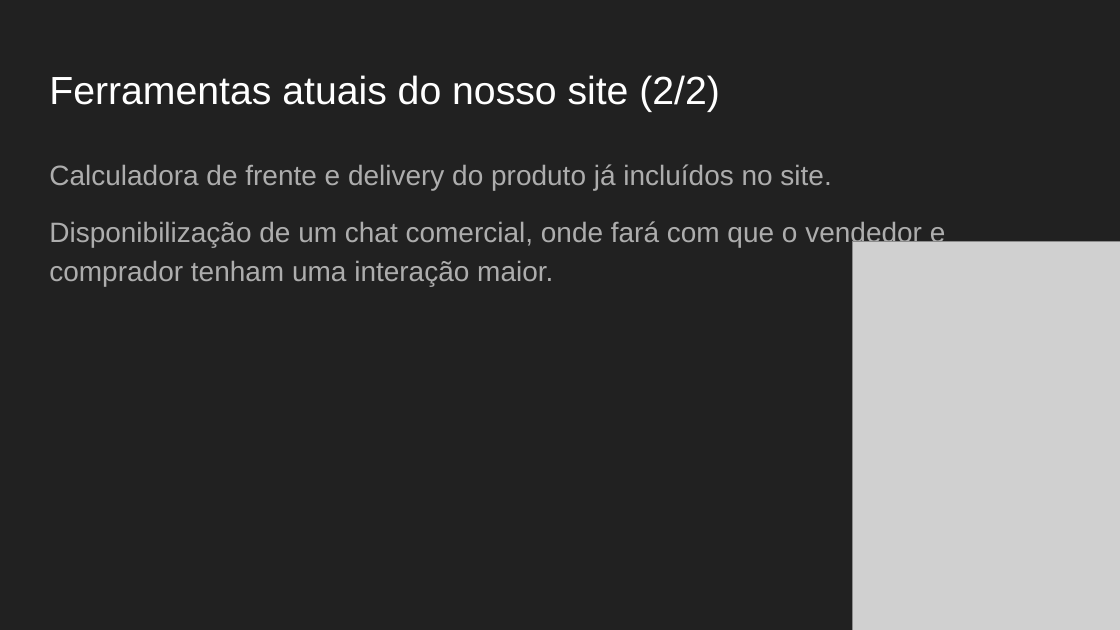
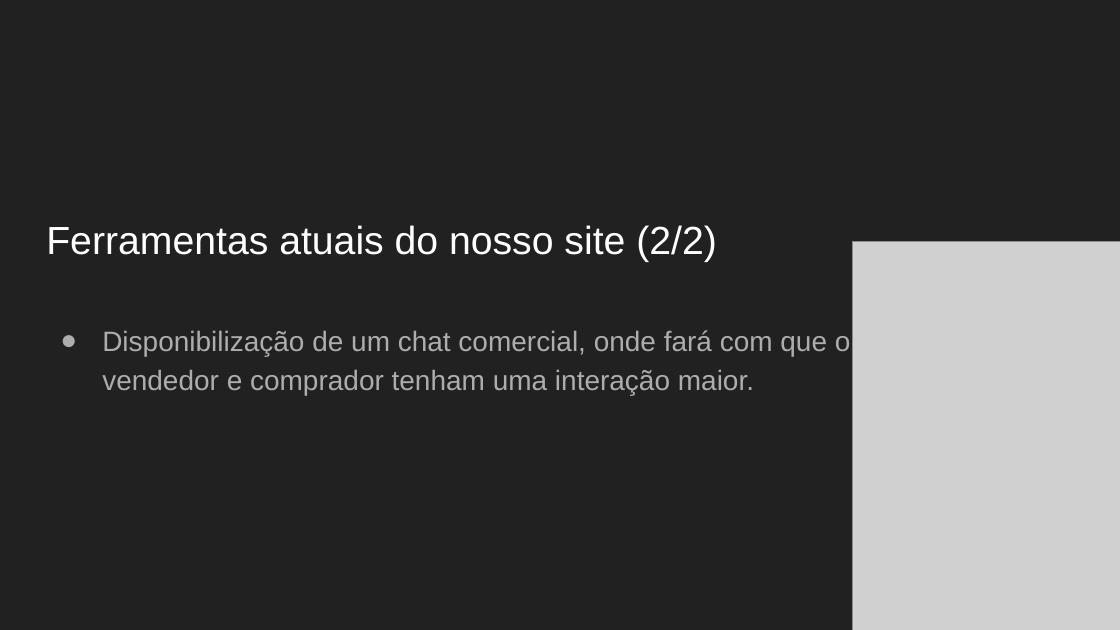
Before and after one commit to ProjetoMatin/SiteAtt, a slide deck: slide 4 of arquivoTCA/Mat-In.pptx. Drawn at 1120x630 pixels with LibreOffice and Linux fonts; fonts in the diff are those of the drawing; grey boxes stand for pictures. Boxes give left, top, right and bottom in pixels: in the first picture for what was removed or moved away, otherwise in the second. Text is boxed around its words. In the diff, an @@ line names an element or a change of style, - is before the commit and + after.

```diff
--- a/arquivoTCA/Mat-In.pptx
+++ b/arquivoTCA/Mat-In.pptx
@@ text at [49,164,831,190]: paragraph removed @@
-Calculadora de frente e delivery do produto já incluídos no site.
@@ title "Ferramentas atuais do nosso site ...": place and size @@
-title "Ferramentas atuais do nosso site ..." at [49,75,720,112]
+title "Ferramentas atuais do nosso site ..." at [46,225,717,262]
@@ text "Disponibilização de um chat comercial, ...": place and size @@
-text "Disponibilização de um chat comercial, ..." at [49,164,946,286]
+text "Disponibilização de um chat comercial, ..." at [102,330,851,395]
@@ text "Disponibilização de um chat comercial, ..." at [102,330,851,395]: bullet none to ●; less space between paragraphs @@
```
Also in this commit, not shown: 6 other slides changed.
